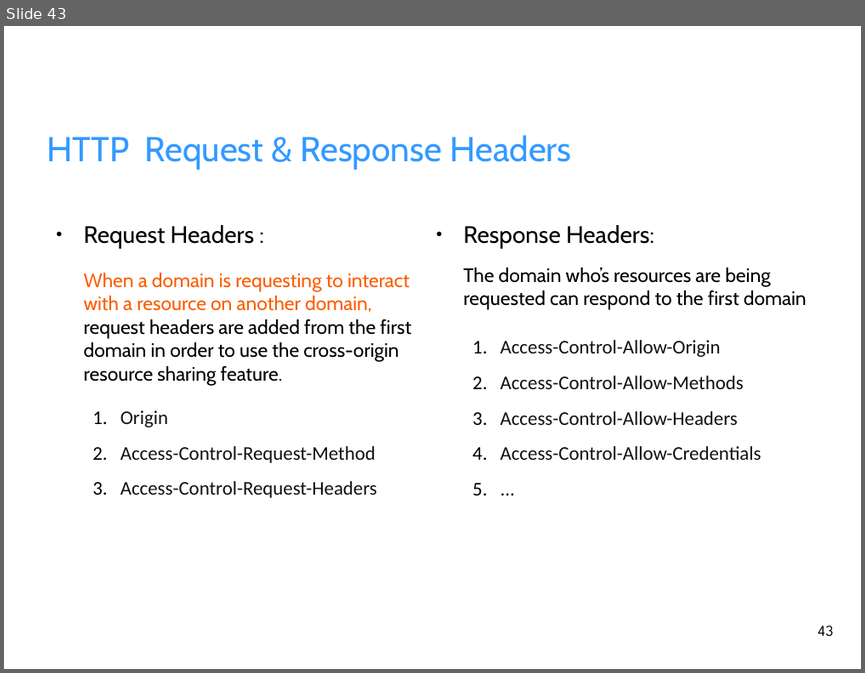
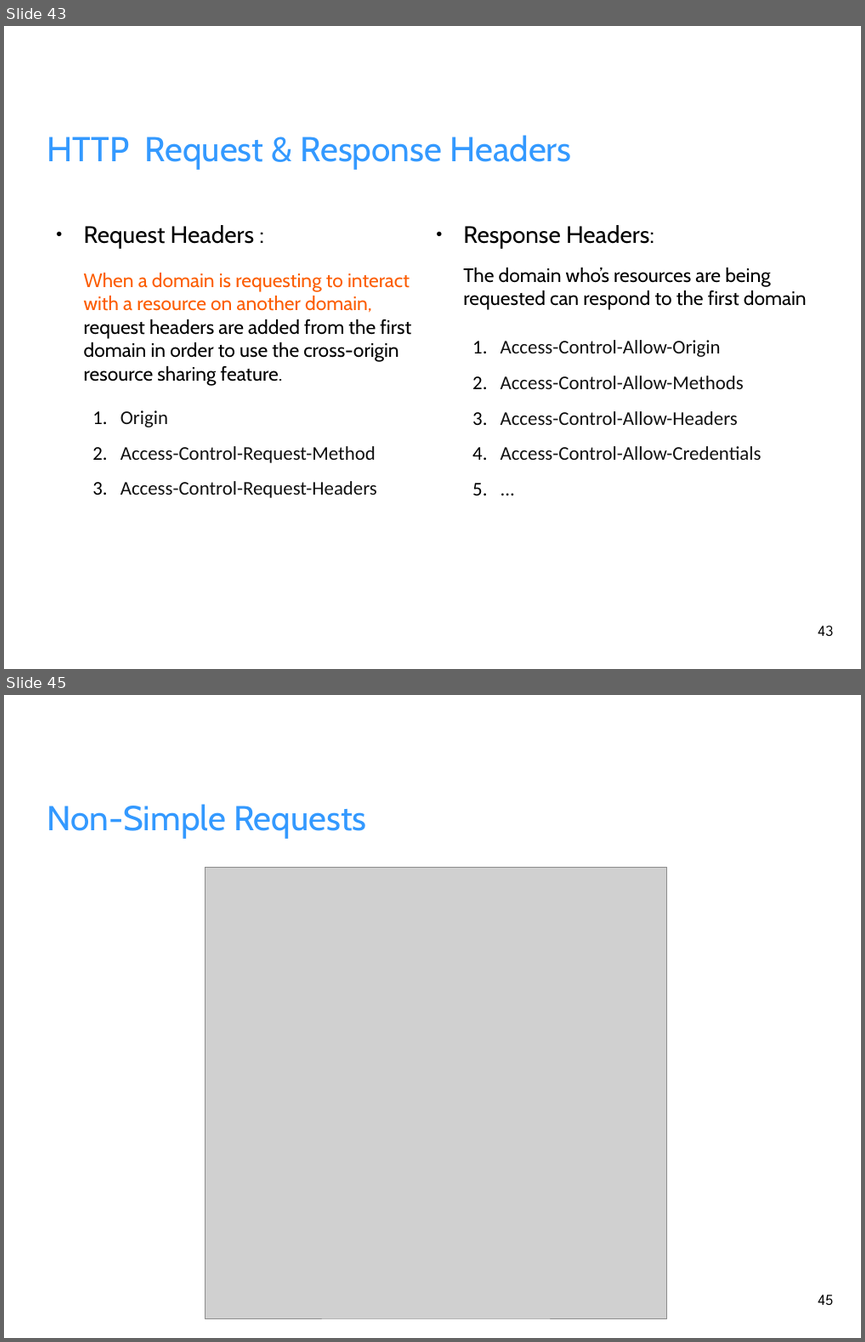
Before and after one commit to fahimahmadi1985/AllMaterial, a slide deck: Browser/Presentations/Fetch.odp. Shown one above the other, each under a label of ours: slide 43 before the commit, slides 43 and 45 after it; the slides between them are not shown. The pictures are 865x673 and 865x1342 pixels, drawn with LibreOffice and Linux fonts; fonts in the diff are those of the drawing; grey boxes stand for pictures; background and template pictures are left out. Boxes give left, top, right and bottom in pixels: in the first picture for what was removed or moved away, otherwise in the second. Text is boxed around its words. In the diff, an @@ line names an element or a change of style, - is before the commit and + after.

```diff
--- a/Browser/Presentations/Fetch.odp
+++ b/Browser/Presentations/Fetch.odp
@@ slide 45 added at [4,695,861,1338], background picture (left out) @@
@@ title added at [46,804,367,839], 32 pt, text #3399FF @@
+Non-Simple Requests
@@ picture added at [205,867,667,1319] @@
@@ page number added at [817,1294,833,1305], 14 pt, text #000000 @@
+45
```
Also in this commit, not shown: 3 slides changed, 1 other slide added, 1 slide removed, 7 other files.
